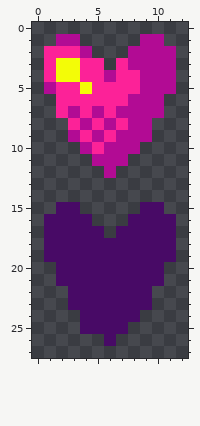
A pixel-art sprite gets an edit: img/battlehud/HP_Meter.png. Above is the file before it was changed.
The file is 39x84 pixels, drawn in blocks of 3x3; one block is one cell here.
The result:
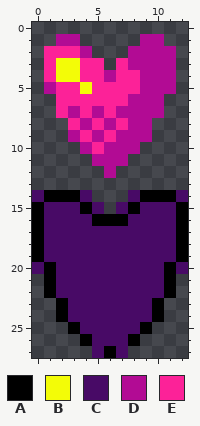
Palette (. is transparent): A #000000  B #f3fc07  C #480a66  D #b20b94  E #fc2298
From old to new:
y 14: x 0..4 ..... -> CAAAC; x 8..12 ..... -> CAAAC
y 15: x 0..1 .. -> AC; x 4..5 .. -> AC; x 7..8 .. -> CA; x 11..12 .. -> CA
y 16: x 0 . -> A; x 5..7 ... -> AAA; x 12 . -> A
y 17: x 0 . -> A; x 6 . -> C; x 12 . -> A
y 18..19: x 0 . -> A; x 12 . -> A
y 20: x 0..1 .. -> CA; x 11..12 .. -> AC
y 21: x 1 . -> A; x 11 . -> A
y 22: x 1..2 .. -> AC; x 10..11 .. -> CA
y 23: x 2 . -> A; x 10 . -> A
y 24: x 2..3 .. -> AC; x 9..10 .. -> CA
y 25: x 3 . -> A; x 8..9 .. -> CA
y 26: x 4..5 .. -> AC; x 7..8 .. -> CA
y 27: x 5..7 ... -> CAC
